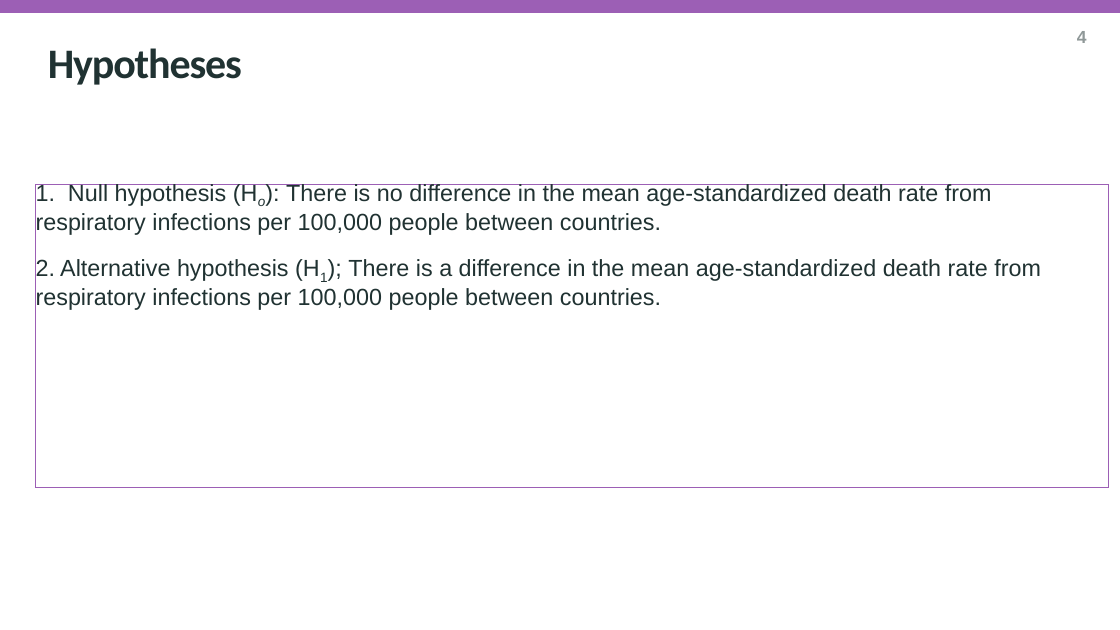
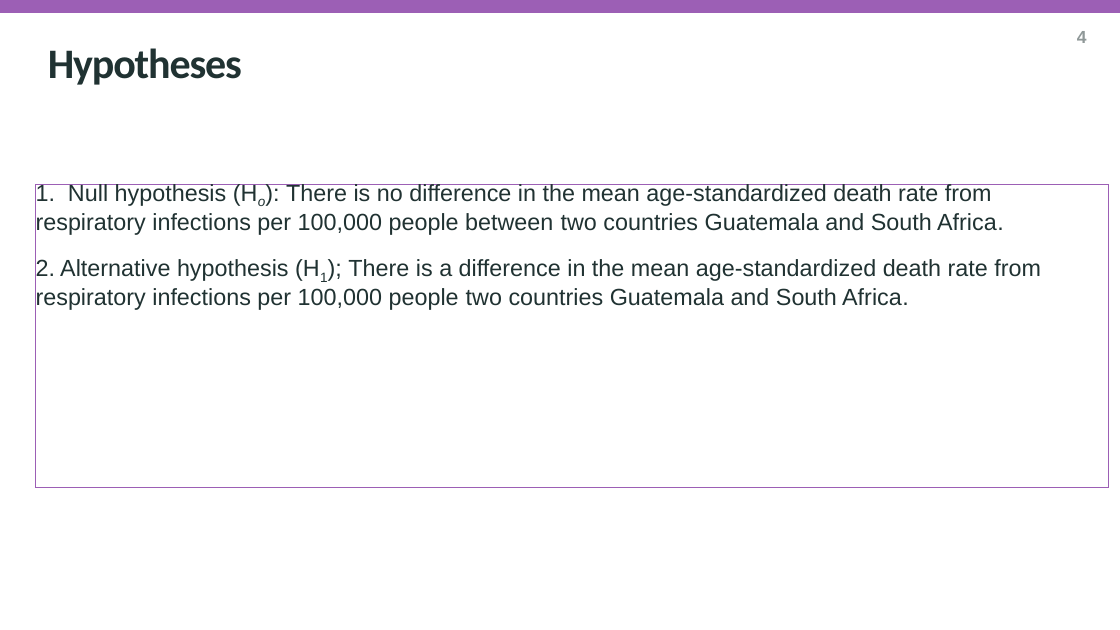
Before and after one commit to muhammadwaqas156/A159_7COM1079, a slide deck: slide 6 of reseach_question_presentation_template (1).pptx. Drawn at 1120x630 pixels with LibreOffice and Linux fonts; fonts in the diff are those of the drawing; background and template pictures are left out. Boxes give left, top, right and bottom in pixels: in the first picture for what was removed or moved away, otherwise in the second. Text is boxed around its words. In the diff, an @@ line names an element or a change of style, - is before the commit and + after.

Commit message:
updated presentation with RQ

```diff
--- a/reseach_question_presentation_template (1).pptx
+++ b/reseach_question_presentation_template (1).pptx
@@ title at box(36, 184, 1041, 310): text changed @@
-1. Null hypothesis (Ho): There is no difference in the mean age-standardized death rate from respiratory infections per 100,000 people between countries.
-2. Alternative hypothesis (H1); There is a difference in the mean age-standardized death rate from respiratory infections per 100,000 people between countries.
+1. Null hypothesis (Ho): There is no difference in the mean age-standardized death rate from respiratory infections per 100,000 people between two countries Guatemala and South Africa.
+2. Alternative hypothesis (H1); There is a difference in the mean age-standardized death rate from respiratory infections per 100,000 people two countries Guatemala and South Africa.
```
Also in this commit, not shown: 1 other slide changed.
